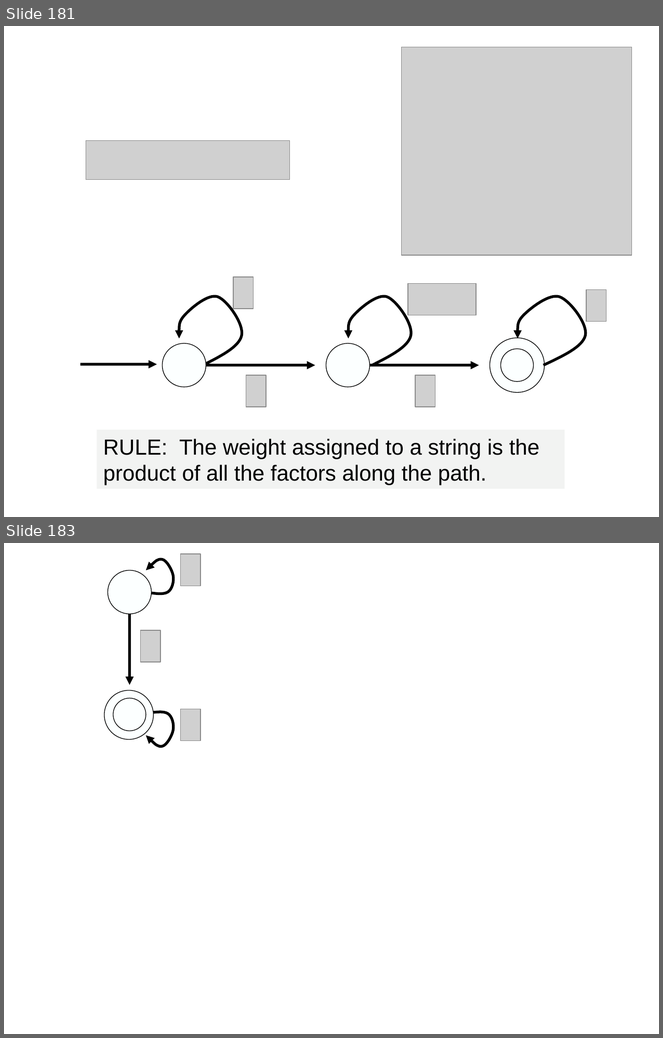
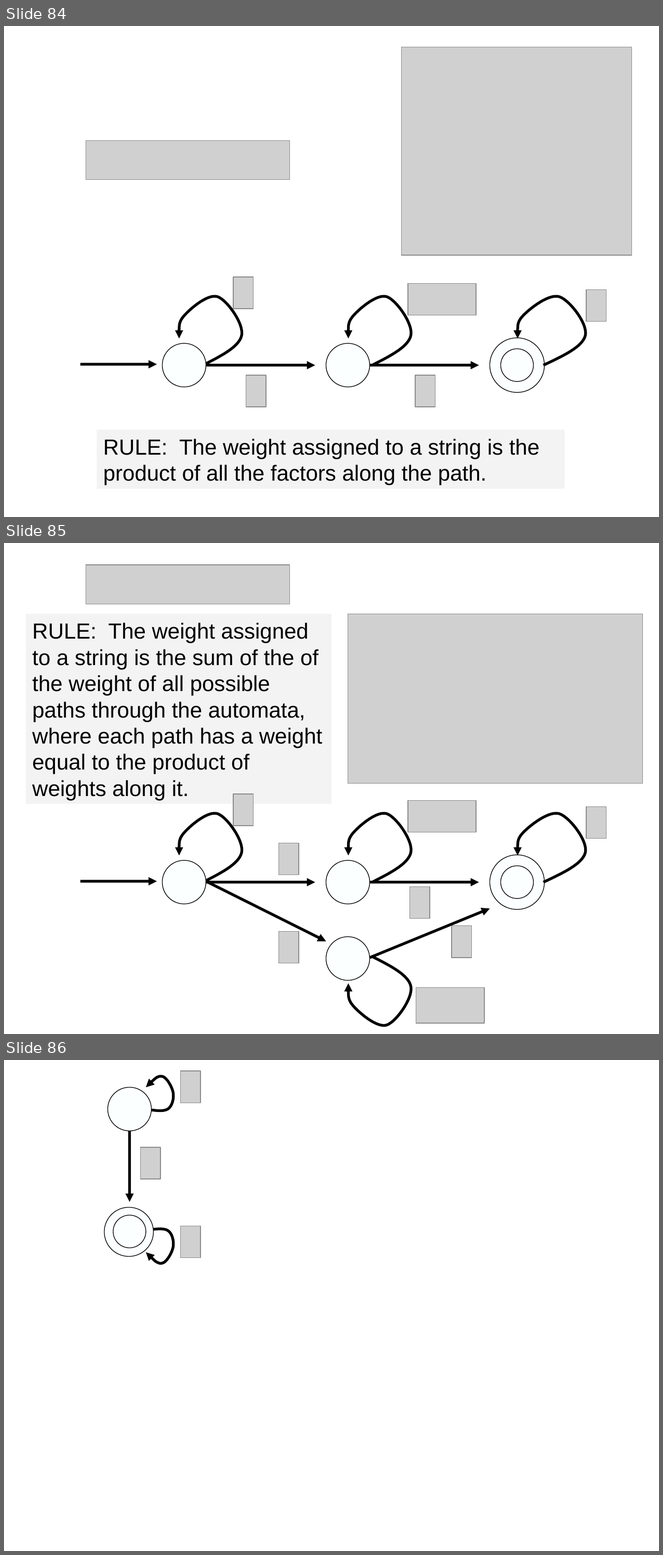
Before and after one commit to gcross/QC-Talks, a slide deck: GeneralExam/WeaponsOfMassSimulation.odp. Shown one above the other, each under a label of ours: slides 181 and 183 before the commit, slides 84, 85 and 86 after it; the slides between them are not shown. The pictures are 663x1038 and 663x1555 pixels, drawn with LibreOffice and Linux fonts; fonts in the diff are those of the drawing; grey boxes stand for pictures; background and template pictures are left out. Boxes give left, top, right and bottom in pixels: in the first picture for what was removed or moved away, otherwise in the second. Text is boxed around its words. In the diff, an @@ line names an element or a change of style, - is before the commit and + after.

```diff
--- a/GeneralExam/WeaponsOfMassSimulation.odp
+++ b/GeneralExam/WeaponsOfMassSimulation.odp
@@ slide 85 added at (4,543,659,1034), background picture (left out) @@
@@ picture added at (86,565,289,604) @@
@@ rectangle added at (26,614,332,804), fill #E8EAE9 at 55% opacity, 24 pt, text #000000 @@
+RULE: The weight assigned to a string is the sum of the of the weight of all possible paths through the automata, where each path has a weight equal to the product of weights along it.
@@ picture added at (348,614,643,783) @@
@@ picture added at (233,794,254,826) @@
@@ picture added at (408,800,476,833) @@
@@ picture added at (586,807,607,839) @@
@@ freeform shape added at (179,810,244,883), outline #000000 3 pt @@
@@ freeform shape added at (348,810,414,883), outline #000000 3 pt @@
@@ freeform shape added at (517,810,588,883), outline #000000 3 pt @@
@@ picture added at (279,843,299,875) @@
@@ ellipse added at (163,861,206,905), fill #FCFFFF, outline #000000 0.74 pt @@
@@ ellipse added at (326,861,370,905), fill #FCFFFF, outline #000000 0.74 pt @@
@@ ellipse added at (490,855,545,909), fill #FCFFFF, outline #000000 0.74 pt @@
@@ ellipse added at (501,866,533,899), fill #FCFFFF, outline #000000 0.74 pt @@
@@ arrow added from (80, 882) to (157, 882), #000000 3 pt @@
@@ arrow added from (206, 883) to (315, 883), #000000 3 pt @@
@@ arrow added from (206, 882) to (326, 941), #000000 3 pt @@
@@ arrow added from (370, 883) to (479, 883), #000000 3 pt @@
@@ picture added at (410,887,430,919) @@
@@ arrow added from (370, 958) to (490, 909), #000000 3 pt @@
@@ picture added at (279,931,299,964) @@
@@ picture added at (452,926,472,958) @@
@@ ellipse added at (326,937,370,981), fill #FCFFFF, outline #000000 0.74 pt @@
@@ freeform shape added at (348,957,414,1029), outline #000000 3 pt @@
@@ picture added at (416,988,484,1023) @@
@@ what was slide 181 is now slide 84 @@
@@ what was slide 183 is now slide 86 @@
```
Also in this commit, not shown: 20 slides changed, 3 other slides added, 101 slides removed.
